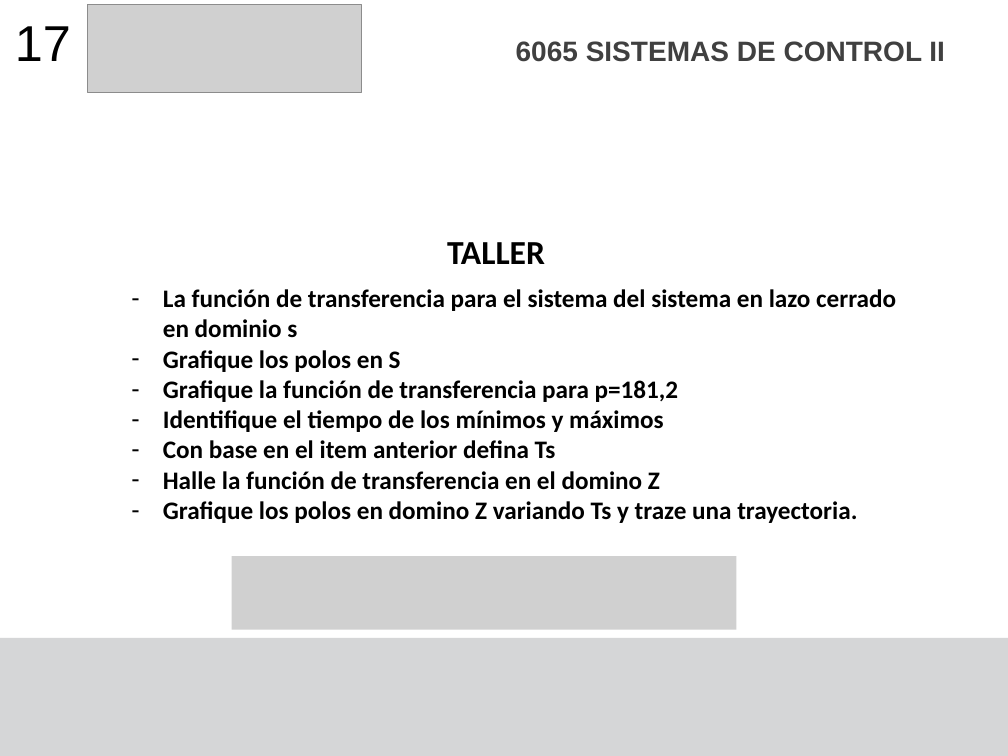
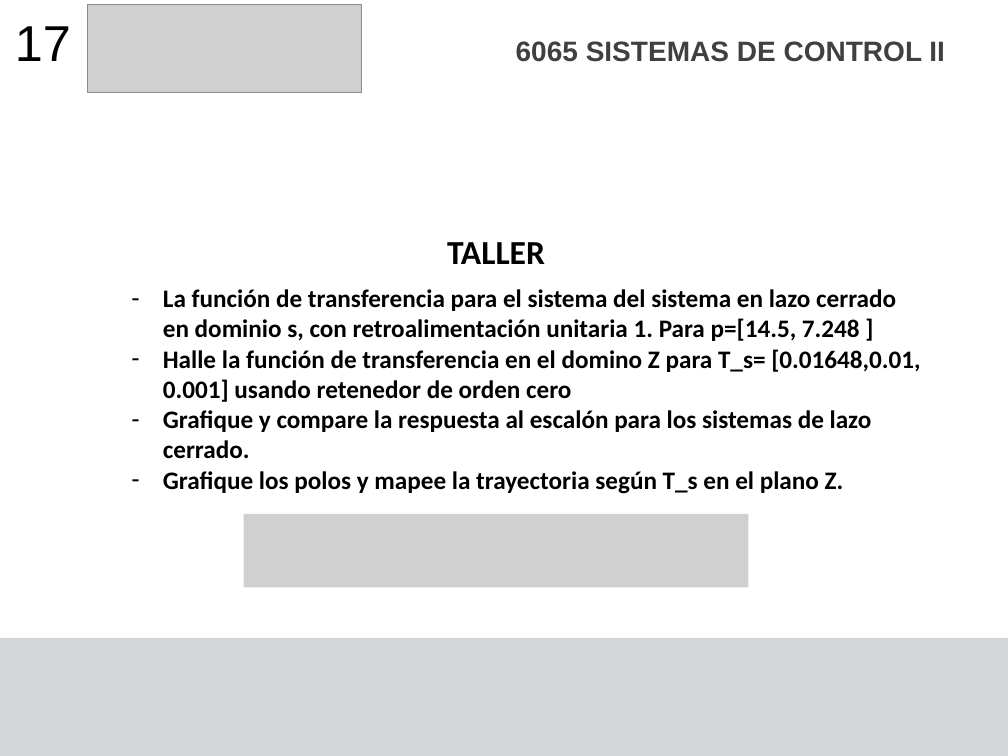
Before and after one commit to F4bian1012/Sistemas-de-Control-II---Ingenier-a-Mecatr-nica, a slide deck: slide 17 of Sesión_4/Sistemas de segundo orden Discretos.pptx. Drawn at 1008x756 pixels with LibreOffice and Linux fonts; fonts in the diff are those of the drawing; grey boxes stand for pictures. Boxes give left, top, right and bottom in pixels: in the first picture for what was removed or moved away, otherwise in the second. Text is boxed around its words. In the diff, an @@ line names an element or a change of style, - is before the commit and + after.

```diff
--- a/Sesión_4/Sistemas de segundo orden Discretos.pptx
+++ b/Sesión_4/Sistemas de segundo orden Discretos.pptx
@@ text at (x1=163, y1=289, x2=920, y2=494): text changed @@
-– La función de transferencia para el sistema del sistema en lazo cerrado en dominio s
-– Grafique los polos en S
-– Grafique la función de transferencia para p=181,2
-– Identifique el tiempo de los mínimos y máximos
-– Con base en el item anterior defina Ts
-– Halle la función de transferencia en el domino Z
-– Grafique los polos en domino Z variando Ts y traze una trayectoria.
+– La función de transferencia para el sistema del sistema en lazo cerrado en dominio s, con retroalimentación unitaria 1. Para p=[14.5, 7.248 ]
+– Halle la función de transferencia en el domino Z para T_s= [0.01648,0.01, 0.001] usando retenedor de orden cero
+– Grafique y compare la respuesta al escalón para los sistemas de lazo cerrado.
+– Grafique los polos y mapee la trayectoria según T_s en el plano Z.
@@ picture moved from (x1=232, y1=556, x2=737, y2=630) to (x1=244, y1=514, x2=749, y2=588) @@
```
Also in this commit, not shown: 2 other files.
